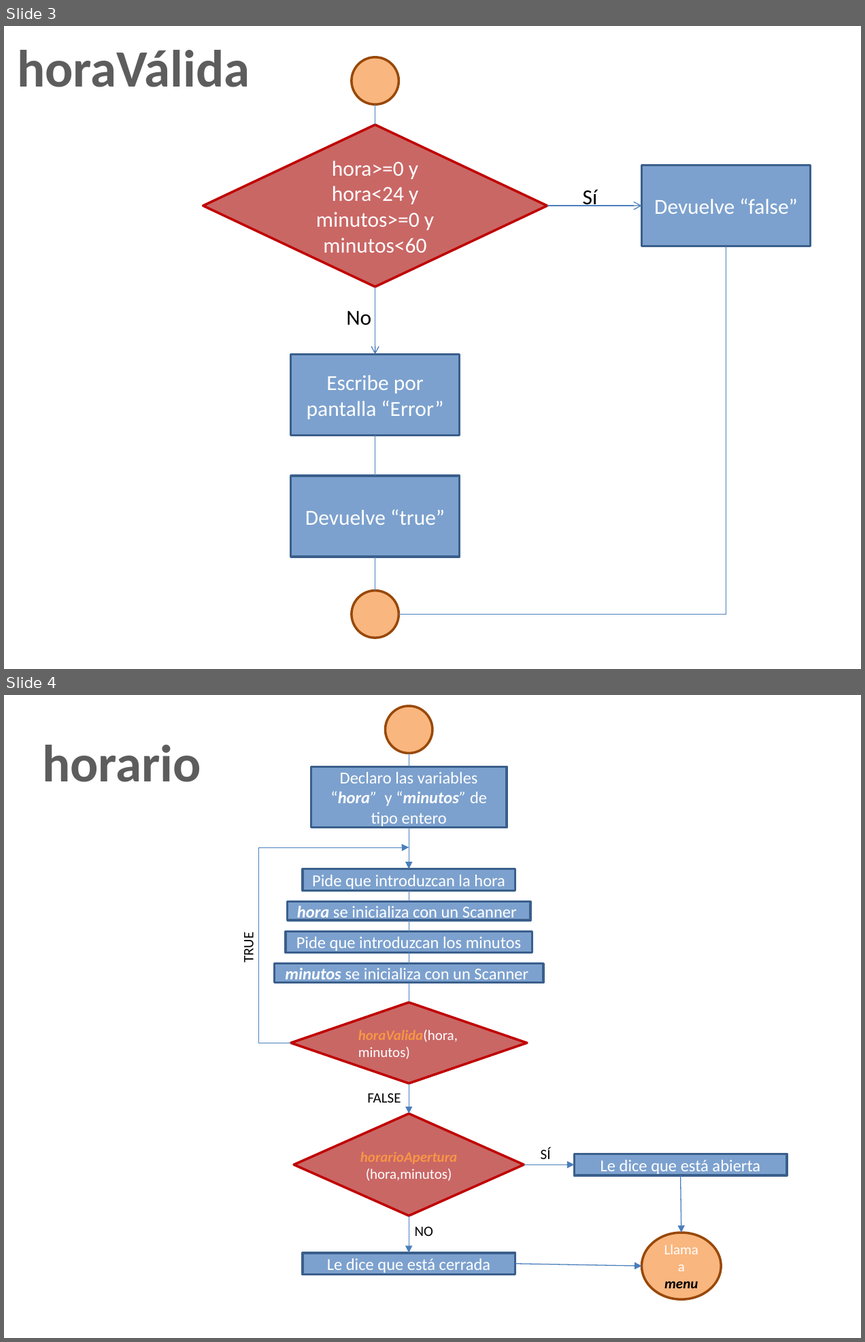
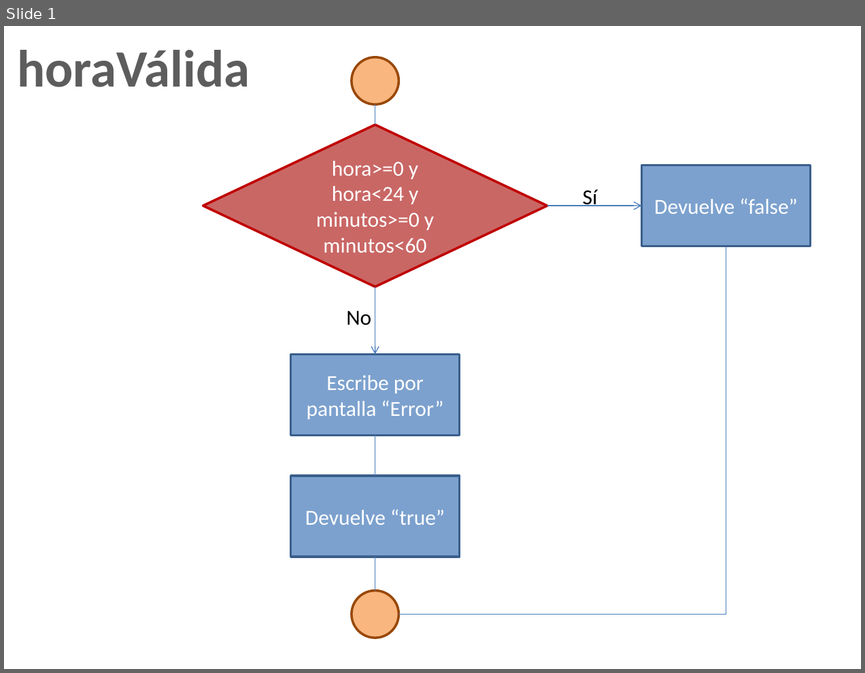
Before and after one commit to dj35/Proyecto-, a slide deck: Flujograma.pptx. Shown one above the other, each under a label of ours: slides 3 and 4 before the commit, slide 1 after it. The pictures are 865x1342 and 865x673 pixels, drawn with LibreOffice and Linux fonts; fonts in the diff are those of the drawing. Boxes give left, top, right and bottom in pixels: in the first picture for what was removed or moved away, otherwise in the second. Text is boxed around its words. In the diff, an @@ line names an element or a change of style, - is before the commit and + after.

```diff
--- a/Flujograma.pptx
+++ b/Flujograma.pptx
@@ slide 4 removed at [4, 695, 861, 1338], background #FFFFFF @@
@@ ellipse removed at [385, 706, 432, 753] @@
@@ text removed at [42, 745, 201, 782] @@
-horario
@@ line removed from (409, 767) to (409, 753) @@
@@ rectangle removed at [311, 767, 506, 828] @@
-Declaro las variables “hora” y “minutos” de tipo entero
@@ arrow removed from (409, 828) to (409, 869) @@
@@ elbow arrow removed from (291, 1043) to (409, 847) @@
@@ rectangle removed at [302, 869, 515, 890] @@
-Pide que introduzcan la hora
@@ line removed from (409, 890) to (409, 902) @@
@@ rectangle removed at [288, 902, 530, 920] @@
-hora se inicializa con un Scanner
@@ text removed at [240, 935, 258, 962] @@
-TRUE
@@ rectangle removed at [286, 932, 532, 953] @@
-Pide que introduzcan los minutos
@@ line removed from (409, 920) to (409, 932) @@
@@ line removed from (409, 952) to (409, 963) @@
@@ rectangle removed at [275, 963, 544, 982] @@
-minutos se inicializa con un Scanner
@@ line removed from (409, 982) to (409, 1002) @@
@@ diamond removed at [291, 1002, 528, 1083] @@
-horaValida(hora,minutos)
@@ text removed at [367, 1093, 400, 1102] @@
-FALSE
@@ arrow removed from (409, 1083) to (409, 1113) @@
@@ diamond removed at [294, 1113, 524, 1215] @@
-horarioApertura(hora,minutos)
@@ text removed at [541, 1147, 551, 1159] @@
-SÍ
@@ rectangle removed at [574, 1153, 786, 1175] @@
-Le dice que está abierta
@@ arrow removed from (524, 1164) to (574, 1164) @@
@@ arrow removed from (680, 1175) to (681, 1232) @@
@@ arrow removed from (409, 1215) to (409, 1253) @@
@@ text removed at [415, 1226, 433, 1236] @@
-NO
@@ ellipse removed at [641, 1232, 721, 1299] @@
-Llama a menu
@@ rectangle removed at [302, 1253, 515, 1274] @@
-Le dice que está cerrada
@@ arrow removed from (515, 1263) to (641, 1266) @@
@@ what was slide 3 is now slide 1 @@
```
Also in this commit, not shown: 2 slides changed, 2 other slides removed.
